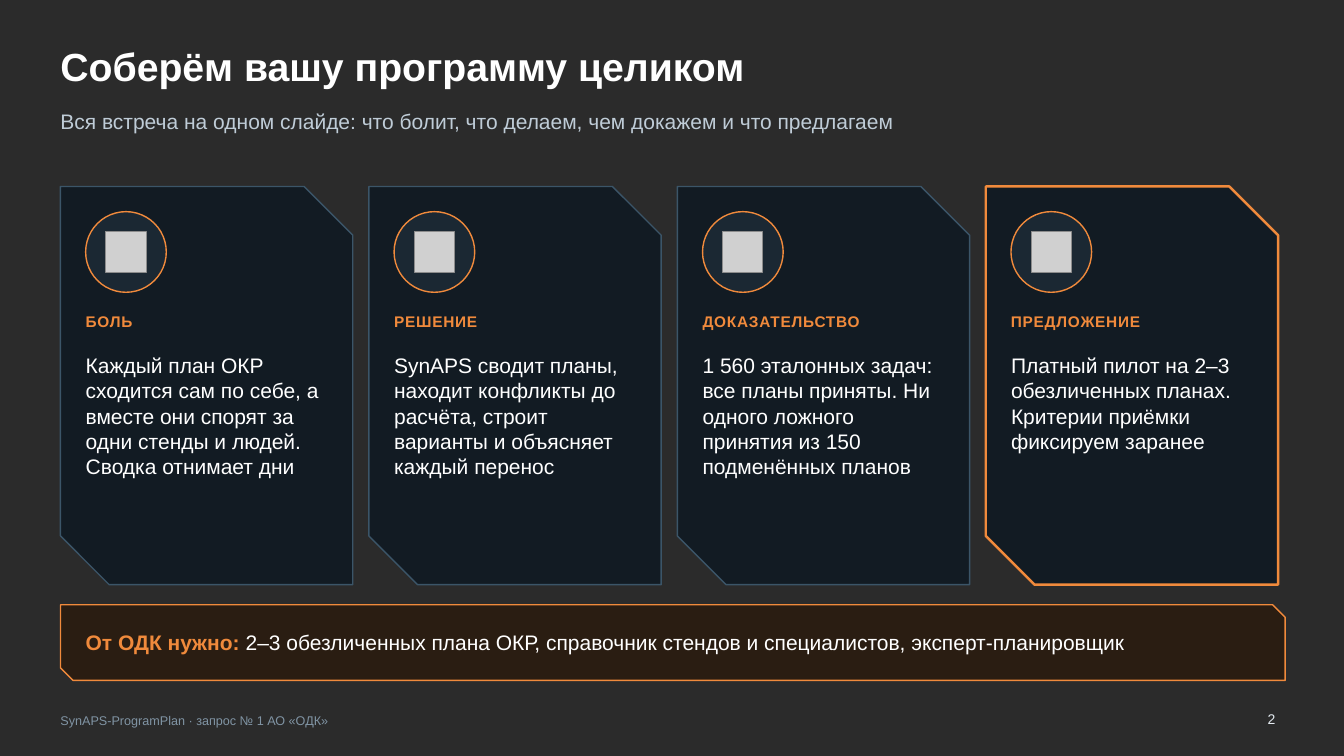
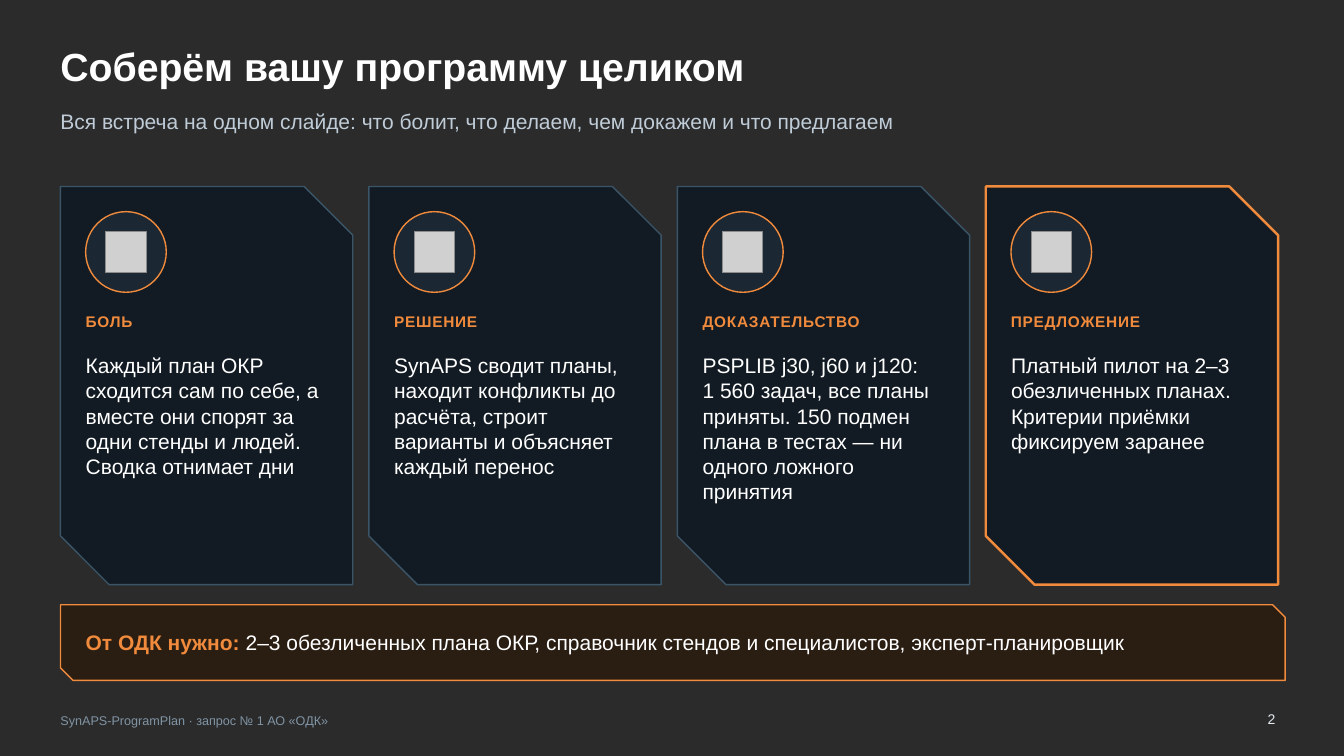
Before and after one commit to KonkovDV/SynAPS-ProgramPlan, a slide deck: slide 2 of SynAPS-ProgramPlan_ODK.pptx. Drawn at 1344x756 pixels with LibreOffice and Linux fonts; fonts in the diff are those of the drawing; grey boxes stand for pictures; background and template pictures are left out; a plain dark background stands for a picture behind light text. Boxes give left, top, right and bottom in pixels: in the first picture for what was removed or moved away, otherwise in the second. Text is boxed around its words. In the diff, an @@ line names an element or a change of style, - is before the commit and + after.

```diff
--- a/SynAPS-ProgramPlan_ODK.pptx
+++ b/SynAPS-ProgramPlan_ODK.pptx
@@ text at (x1=703, y1=357, x2=929, y2=504): text changed @@
-1 560 эталонных задач: все планы приняты. Ни одного ложного принятия из 150 подменённых планов
+PSPLIB j30, j60 и j120: 1 560 задач, все планы приняты. 150 подмен плана в тестах — ни одного ложного принятия
```
Also in this commit, not shown: 15 other slides changed, 1 other file.
